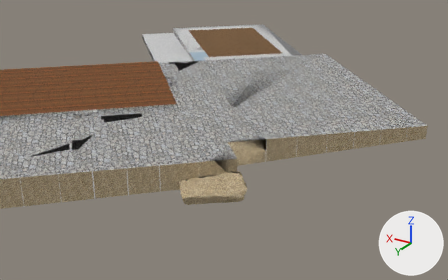
One commit to the COLLADA model dae/podlahy_prizemi.dae: the scene before it, then after it.
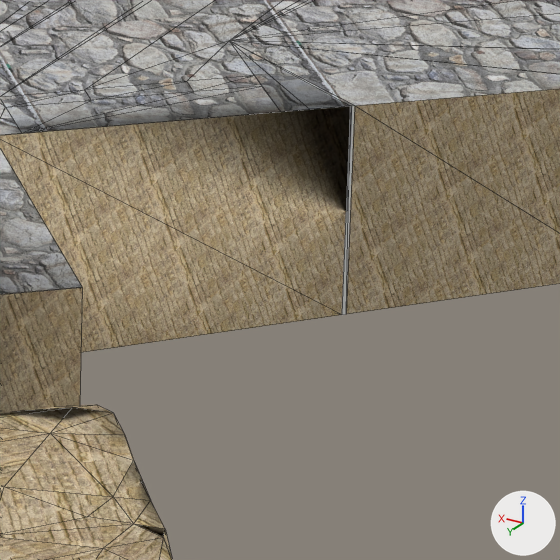
Each version is shown from a camera (50 mm lens) standing at (-1.22, 49.48, 17.52) and looking at (8.72, 32.91, 9.24), then close up on the part from 51% to 65% of the width and 46% to 67% of the height. The axes (+X, +Y, +Z) are drawn at lower right. The lights are the same throughout. The close-ups show mesh edges as thin lines. Where no turn or scale is listed for an object, it has been applied to the vertices.

Names of what the first close-up shows: 'SketchUp'.
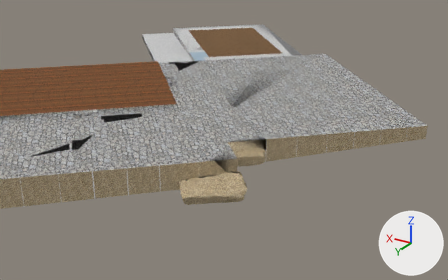
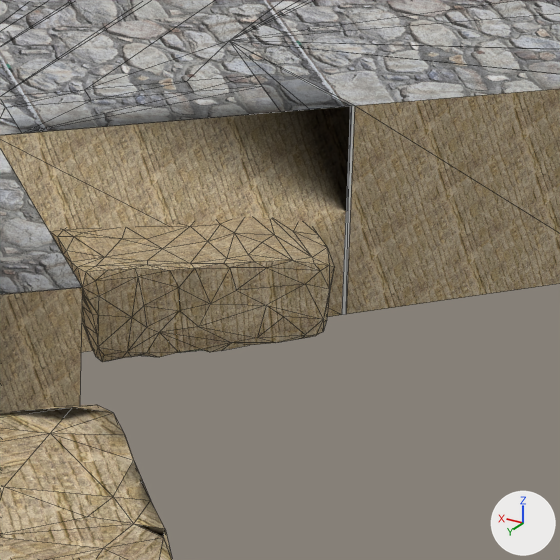
Changed parts and their boxes (x1, y1, x2, y2) in the close-ups (560 x 560 px):
'group_56', added (brown): after (50, 218, 334, 362)
    faces in mat_material_2 (picture img_material_2_jpg): (50, 218, 334, 362)

The edits, one by one:
Mesh me_group_56 is new.
It has 252 vertices, 492 faces and spans x -1.279..-0.194, y -0.296..1.078, z 0.017..0.439.
Faces by material slot: [471, 21].
It uses material mat_material_2 (picture img_material_2_jpg).
It uses material mat_rock1 (picture img_rock1_jpg).
Object 'group_56' (ob_group_56) is new; it shows me_group_56.
Its location is (8.611, 32.254, 8.513).
